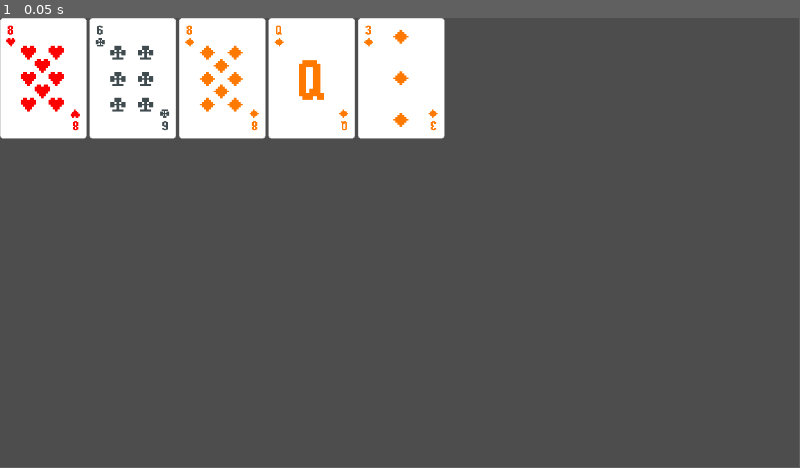
Above: before the commit, frame 1.
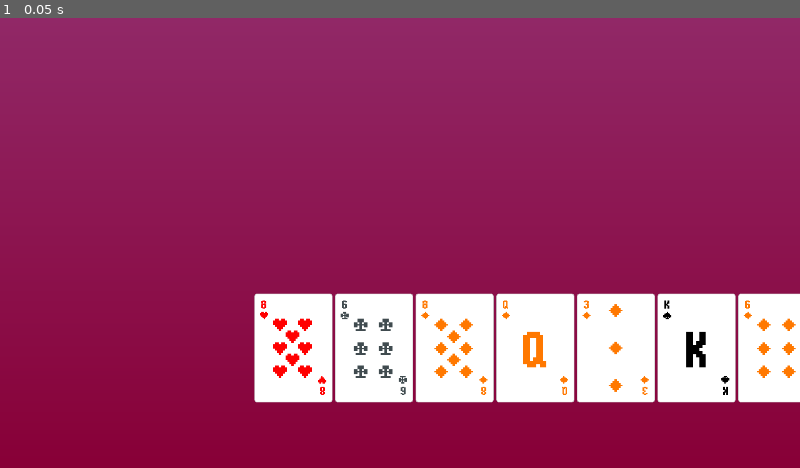
Above: after the commit, the same moment.

Repository: neuroticAxolotl/incremental-balatro
Game: Godot game, scene res://Main.tscn
Same seed, same stepped clock (60 frames per second), same inputs: the game is played once before the commit and once after it.
Inputs:
- Up to frame 1 (0.05 s): no input
In our replay, the window is 799x449 before the commit and 800x450 after it. These sizes can differ from the game's own. Grey fills any space a smaller window leaves; there, only what the larger window draws over its background counts as a difference.

The runs differ from the first frame. In frame 1, 100% of the frame differs, in the area x 0-100%, y 0-100%.

Commit message:
something

Diff:
--- a/DrawCards.gd
+++ b/DrawCards.gd
@@ -1,13 +1,12 @@
 extends HBoxContainer
 
 
-# Called when the node enters the scene tree for the first time.
-func _ready():
-	for i in range(5):
+func draw_cards(amount):
+	for i in range(amount):
 		var new_card = Global.create_random_card()
 		add_child(new_card)
 
 
-# Called every frame. 'delta' is the elapsed time since the previous frame.
 func _process(_delta):
-	pass
+	if get_child_count() == 0:
+		draw_cards(8)
--- a/Main.tscn
+++ b/Main.tscn
@@ -1,10 +1,32 @@
-[gd_scene load_steps=2 format=3 uid="uid://biir43u87dyt1"]
+[gd_scene load_steps=4 format=3 uid="uid://biir43u87dyt1"]
 
 [ext_resource type="Script" path="res://DrawCards.gd" id="2_0nifu"]
 
+[sub_resource type="Gradient" id="Gradient_f06ib"]
+colors = PackedColorArray(0.533333, 0, 0.215686, 1, 0.57, 0.1596, 0.40584, 1)
+
+[sub_resource type="GradientTexture2D" id="GradientTexture2D_d5qvm"]
+gradient = SubResource("Gradient_f06ib")
+width = 1280
+height = 720
+fill_from = Vector2(0, 1)
+fill_to = Vector2(0, 0)
+
 [node name="Node" type="Node"]
 
-[node name="Hand" type="HBoxContainer" parent="."]
+[node name="background" type="Sprite2D" parent="."]
+position = Vector2(640, 360)
+texture = SubResource("GradientTexture2D_d5qvm")
+metadata/_edit_lock_ = true
+
+[node name="DrawnCards" type="HBoxContainer" parent="background"]
+offset_left = -233.0
+offset_top = 81.0
+offset_right = 282.0
+offset_bottom = 345.0
+alignment = 1
+script = ExtResource("2_0nifu")
+
+[node name="PlayedCards" type="HBoxContainer" parent="background"]
 offset_right = 40.0
 offset_bottom = 40.0
-script = ExtResource("2_0nifu")
--- a/project.godot
+++ b/project.godot
@@ -19,6 +19,12 @@
 
 Global="*res://global.gd"
 
+[display]
+
+window/size/viewport_width=1280
+window/size/viewport_height=720
+window/stretch/mode="viewport"
+
 [rendering]
 
 textures/canvas_textures/default_texture_filter=0
